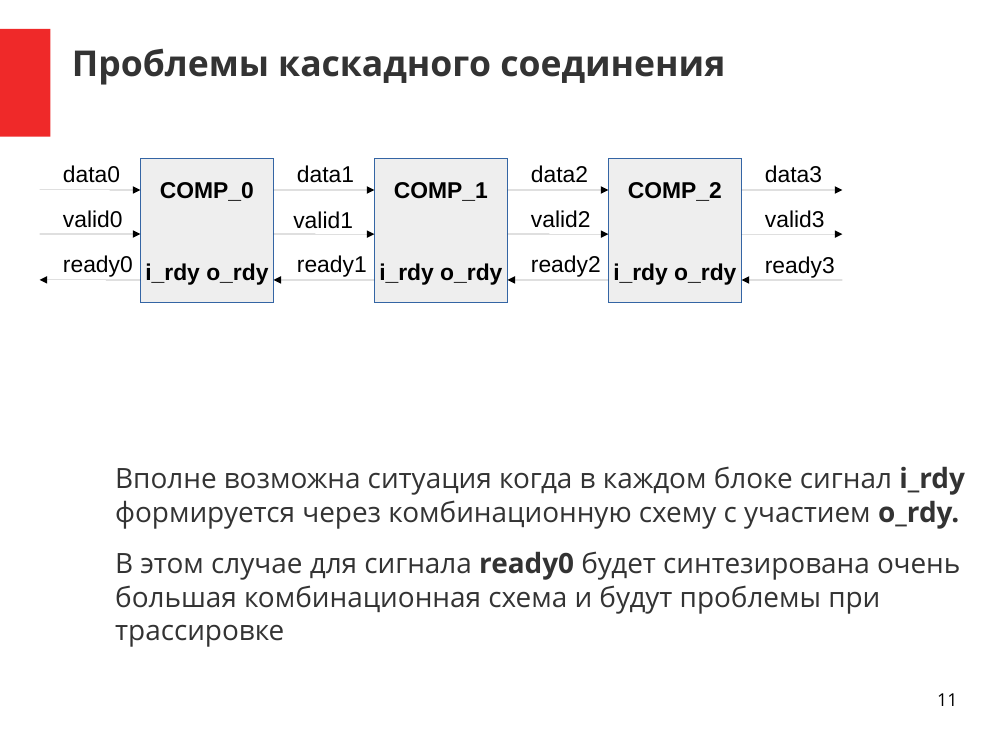
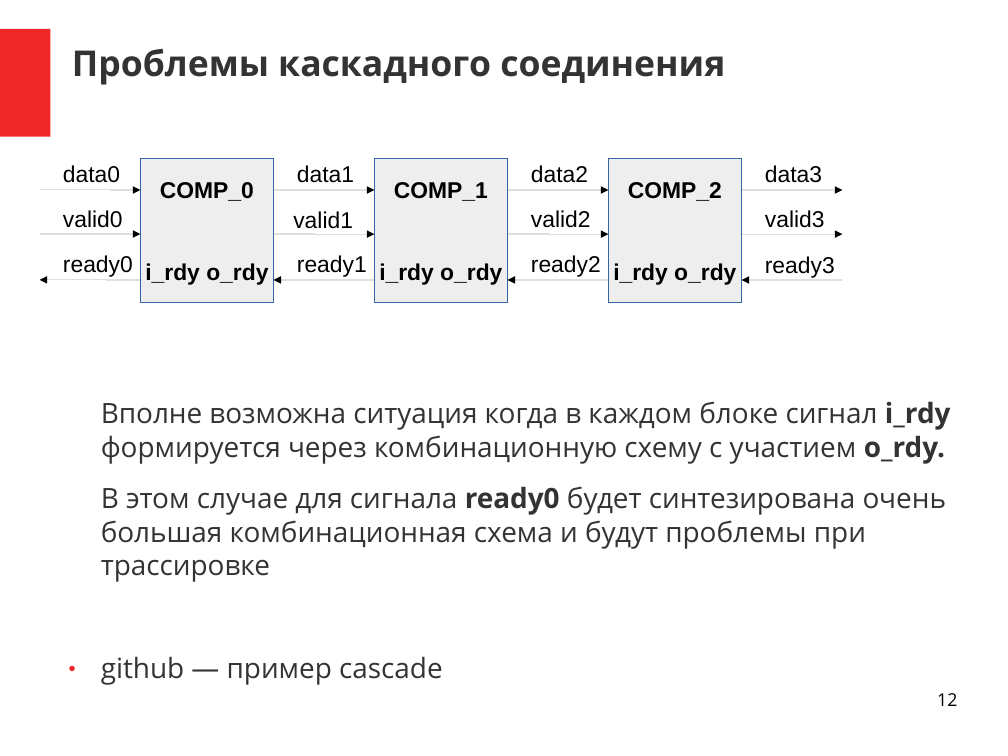
Before and after one commit to DigitalDesignSchool/2021dev, a slide deck: slide 12 of examples/presentation/pr_1.odp (slide 11 before the commit). Drawn at 1008x756 pixels with LibreOffice and Linux fonts; fonts in the diff are those of the drawing. Boxes give left, top, right and bottom in pixels: in the first picture for what was removed or moved away, otherwise in the second. Text is boxed around its words. In the diff, an @@ line names an element or a change of style, - is before the commit and + after.

```diff
--- a/examples/presentation/pr_1.odp
+++ b/examples/presentation/pr_1.odp
@@ text at (101,401,951,582): paragraph added @@
+● github — пример cascade
@@ text "Вполне возможна ситуация когда в ...": place and size @@
-text "Вполне возможна ситуация когда в ..." at (115,466,965,647)
+text "Вполне возможна ситуация когда в ..." at (101,401,951,582)
@@ page number at (937,693,957,706): text changed @@
-11
+12
```
Also in this commit, not shown: 4 other slides changed, 2 slides added, 2 slides removed, 4 other files.
